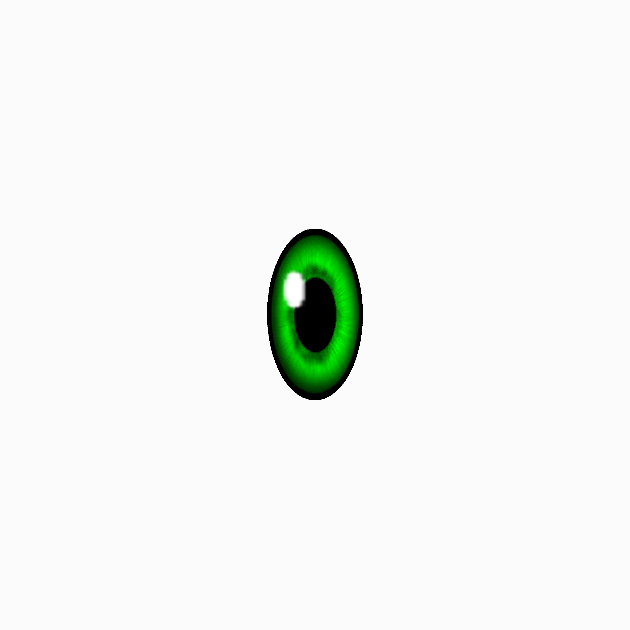
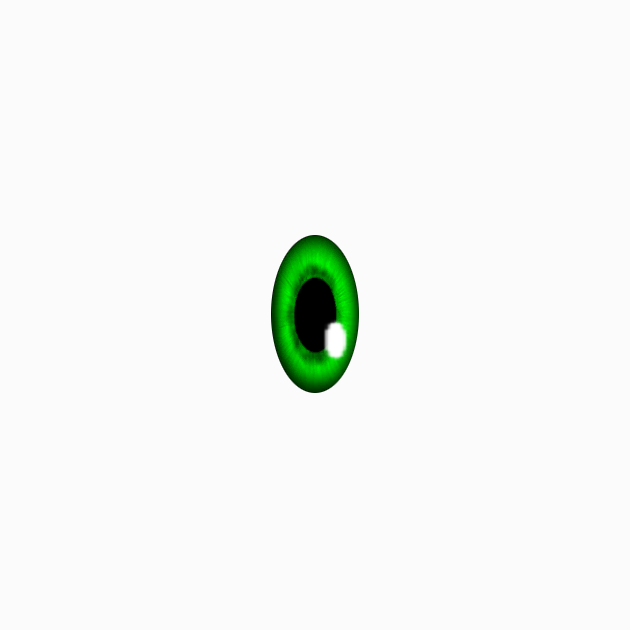
Two versions of the same layered image (630 × 630). Layer-by-layer changes:
painted on "CatchLight" over [280, 268, 350, 364]
painted on "Pasted Layer copy" over [269, 234, 360, 395]
removed layer "Pasted Layer" over [267, 229, 363, 400]
